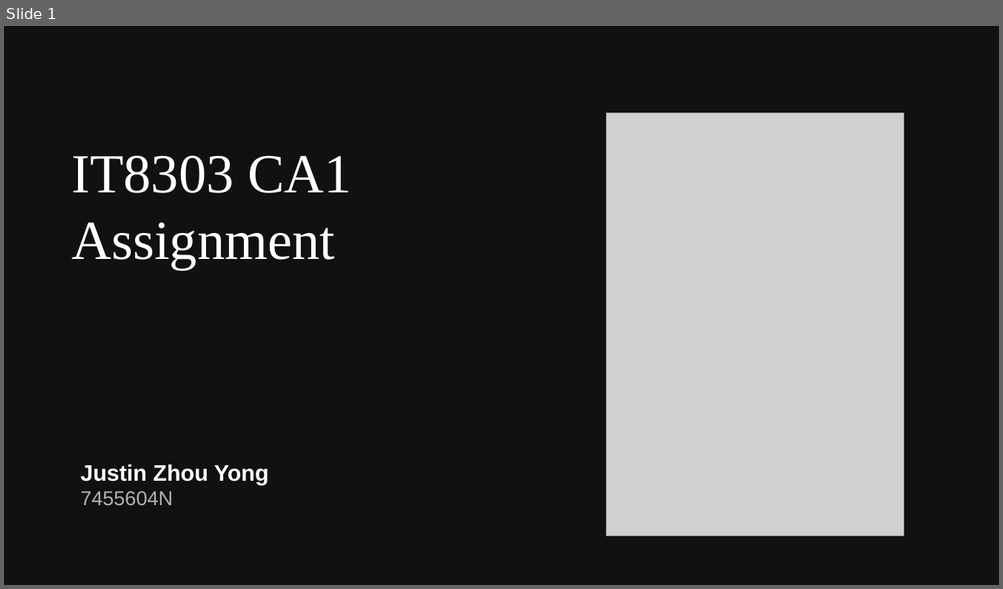
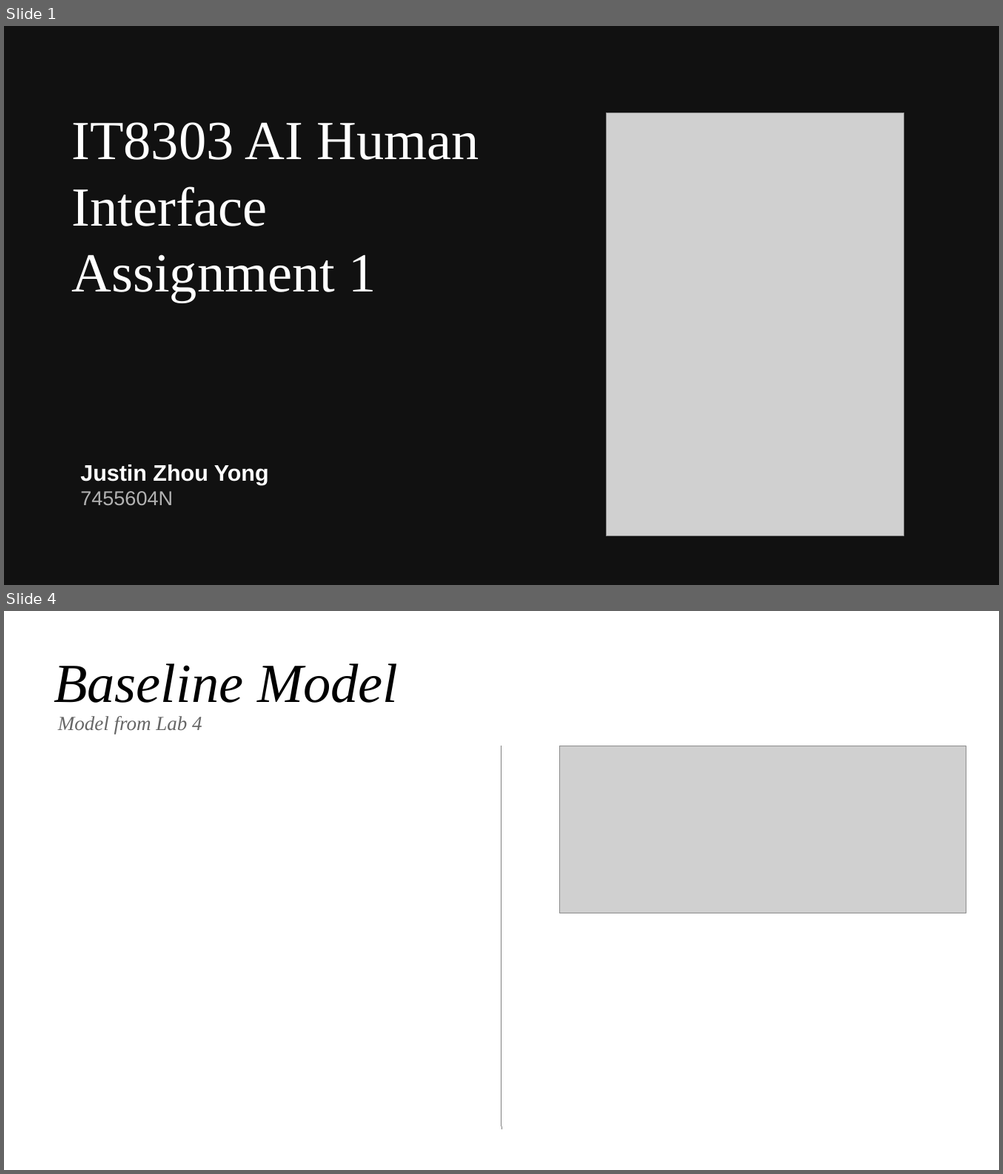
Before and after one commit to juzhyo/IT8303-AI-Human-Interface, a slide deck: ca1/slides.odp. Shown one above the other, each under a label of ours: slide 1 before the commit, slides 1 and 4 after it; the slides between them are not shown. The pictures are 1003x589 and 1003x1174 pixels, drawn with LibreOffice and Linux fonts; fonts in the diff are those of the drawing; grey boxes stand for pictures. Boxes give left, top, right and bottom in pixels: in the first picture for what was removed or moved away, otherwise in the second. Text is boxed around its words. In the diff, an @@ line names an element or a change of style, - is before the commit and + after.

```diff
--- a/ca1/slides.odp
+++ b/ca1/slides.odp
@@ slide 4 added at (4,611,999,1170), background #FFFFFF @@
@@ title added at (54,664,398,703), 44 pt, text #000000, italic @@
+Baseline Model
@@ text added at (58,716,202,734), 16 pt, text #666666, italic @@
+Model from Lab 4
@@ line added from (501, 746) to (501, 1130), #808080 0 pt @@
@@ picture added at (560,746,966,914) @@
@@ slide 1 changed as well @@
@@ title at (71,122,478,302): text changed @@
-IT8303 CA1 Assignment
+IT8303 AI Human Interface Assignment 1
```
Also in this commit, not shown: 6 other slides added, 6 slides removed, 6 other files.
